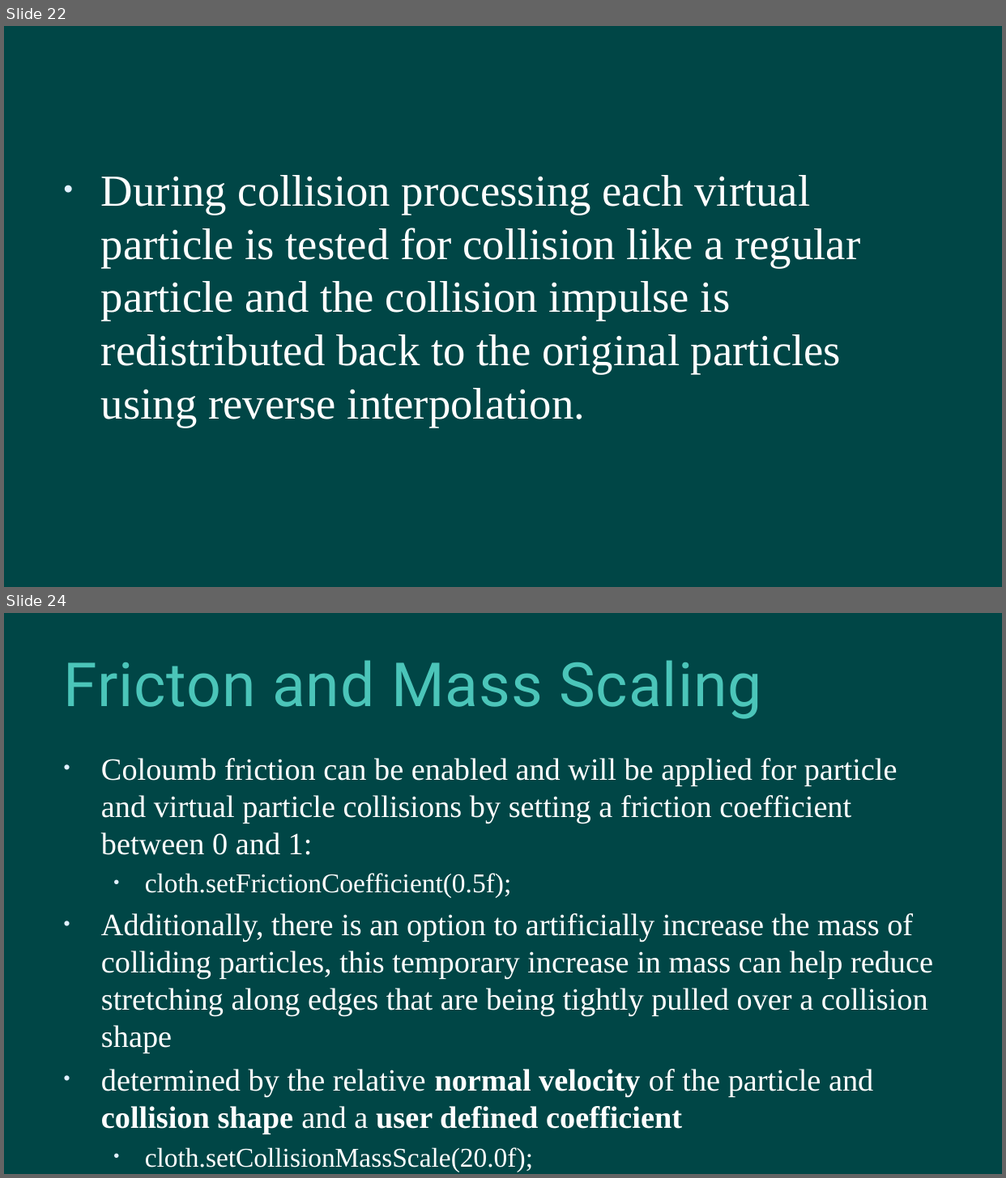
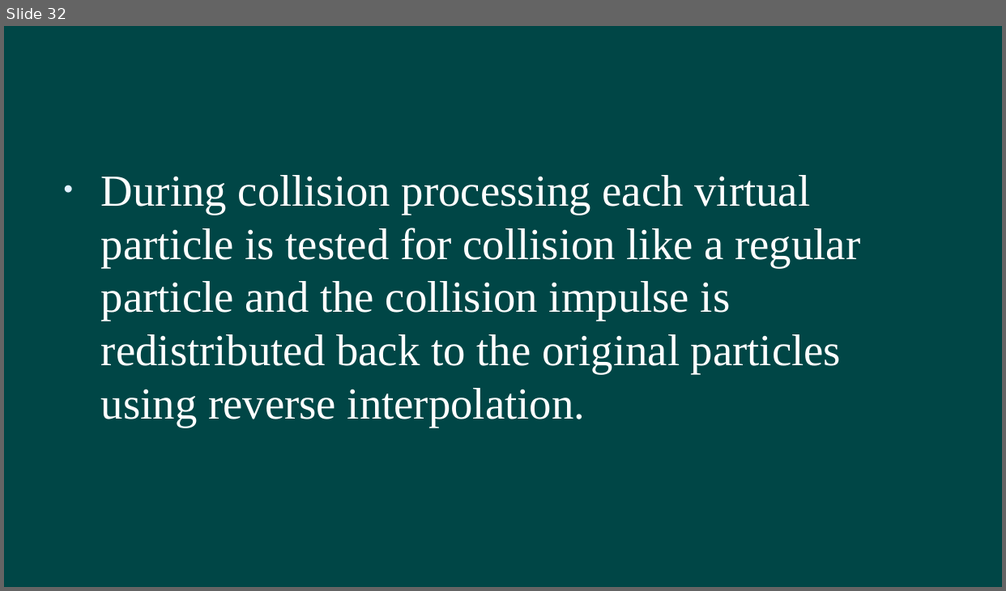
Before and after one commit to hanhonglei/Course_GamePhysics, a slide deck: Slides/9 布料 new/布料.pptx. Shown one above the other, each under a label of ours: slides 22 and 24 before the commit, slide 32 after it; the slides between them are not shown. The pictures are 1006x1178 and 1006x591 pixels, drawn with LibreOffice and Linux fonts; fonts in the diff are those of the drawing; background and template pictures are left out. Boxes give left, top, right and bottom in pixels: in the first picture for what was removed or moved away, otherwise in the second. Text is boxed around its words. In the diff, an @@ line names an element or a change of style, - is before the commit and + after.

```diff
--- a/Slides/9 布料 new/布料.pptx
+++ b/Slides/9 布料 new/布料.pptx
@@ slide 24 removed at (4, 613, 1002, 1174), background #004646 @@
@@ title removed at (64, 660, 761, 719) @@
-Fricton and Mass Scaling
@@ text removed at (101, 758, 933, 1129) @@
-• Coloumb friction can be enabled and will be applied for particle and virtual particle collisions by setting a friction coefficient between 0 and 1:
-  • cloth.setFrictionCoefficient(0.5f);
-• Additionally, there is an option to artificially increase the mass of colliding particles, this temporary increase in mass can help reduce stretching along edges that are being tightly pulled over a collision shape
-• determined by the relative normal velocity of the particle and collision shape and a user defined coefficient
-  • cloth.setCollisionMassScale(20.0f);
@@ what was slide 22 is now slide 32 @@
```
Also in this commit, not shown: 4 slides changed, 11 slides added, 1 other slide removed, 13 other files.
